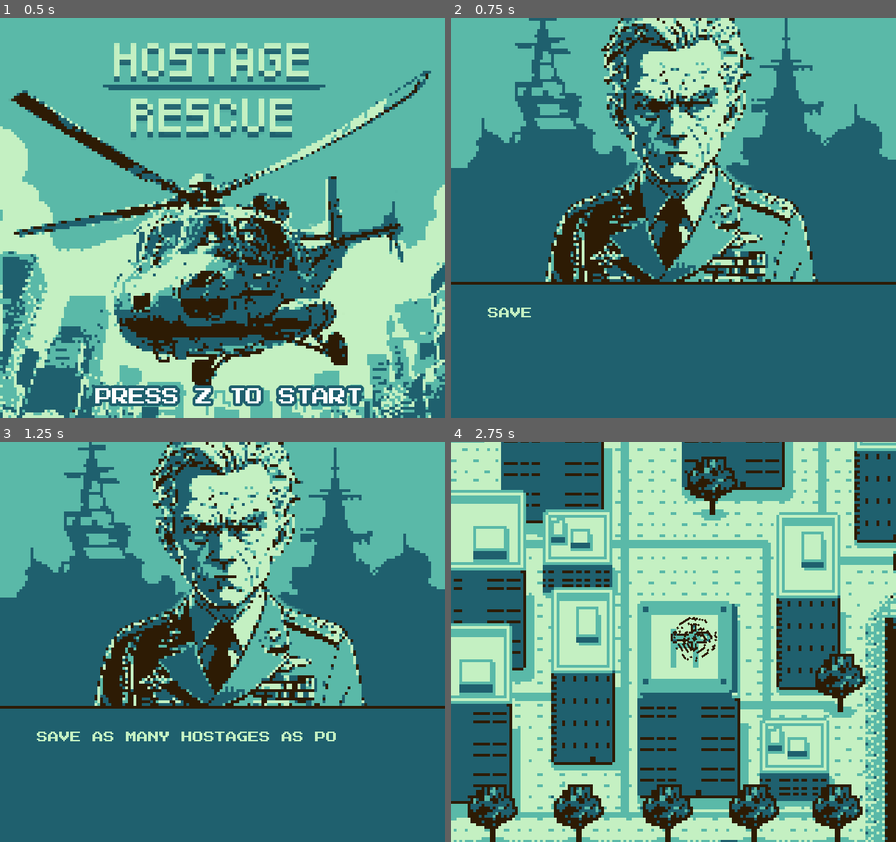
Above: before the commit, frames 1-4 (two rows, left to right).
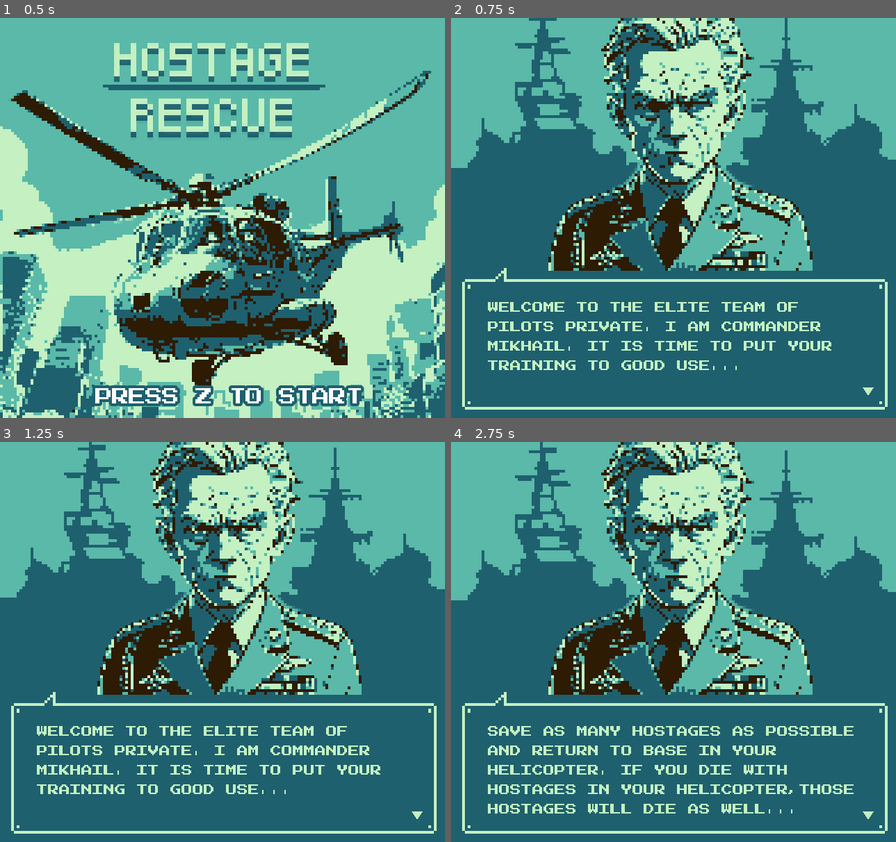
Above: after the commit, the same moments.

Repository: scottpetrovic/godot-choplifter-clone
Game: Godot game, scene res://Scenes/MainMenu/MainMenu.tscn
Same seed, same stepped clock (60 frames per second), same inputs: the game is played once before the commit and once after it.
Inputs:
- Up to frame 1 (0.5 s): no input
- Up to frame 2 (0.75 s): tap Z (shoot) at 0.5, 0.6 s; hold Right (ui_right) from 0.53 s (still down)
- Up to frame 3 (1.25 s): keep holding Right (ui_right); tap Up (ui_up) at 0.77 s
- Up to frame 4 (2.75 s): tap Z (shoot) at 1.35, 2.3 s; tap Up (ui_up) at 1.52 s; release Right (ui_right) at 2.03 s; hold Left (ui_left) from 2.03 s (still down); hold X (shoot_special) from 2.03 s (still down)

Frame 1 is identical in both runs. In frame 2, 6.1% of the frame differs, in the area x 0-100%, y 62-98%; in frame 3, 6.5%; in frame 4, 74%, in the area x 0-100%, y 0-100%.

Commit message:
move prisoner return logic to prisoner class. Improve textbox for instructions

Diff:
--- a/Objects/HomeBase/home_base.gd
+++ b/Objects/HomeBase/home_base.gd
@@ -26,9 +26,8 @@
 
 func _door_enter(_area: Area2D) -> void:
 	if _area.is_in_group("Prisoner"):
-		Constants.level_total_prisoners_saved += 1
-		Constants.global_score += 20 # points for bringing prisoner back
-		_area.queue_free()
+		if _area.has_method("returned_to_base"):
+			_area.returned_to_base()
 
 func _helipad_enter(body: Node2D) -> void:
 	if body == Constants.player_reference:
--- a/Objects/Prisoner/prisoner.gd
+++ b/Objects/Prisoner/prisoner.gd
@@ -32,6 +32,14 @@
 func set_objective(obj: Constants.PrisonerObjective) -> void:
 	prisoner_movement._objective = obj
 
+func returned_to_base() -> void:
+	# when prisoners runs through door, the home base will
+	# call this for the prisoner
+	Constants.level_total_prisoners_saved += 1
+	Constants.global_score += 20 # points for bringing prisoner back
+	GlobalAudio.play_sfx_prisoner_pickup()
+	queue_free()
+
 func climb_ladder() -> void:
 	prisoner_movement.is_climbing_ladder = true
 
--- a/Scenes/Instructions/Instructions.tscn
+++ b/Scenes/Instructions/Instructions.tscn
@@ -1,12 +1,12 @@
 [gd_scene load_steps=9 format=3 uid="uid://be3u4bdwjwwyw"]
 
 [ext_resource type="Script" path="res://Scenes/Instructions/instructions.gd" id="1_bcd21"]
-[ext_resource type="Script" path="res://Scenes/Instructions/label_blinking.gd" id="1_vwn6x"]
 [ext_resource type="Texture2D" uid="uid://csdlo5mvxr3w6" path="res://Scenes/Instructions/commander-bg.png" id="2_gajh1"]
 [ext_resource type="Script" path="res://Scenes/Instructions/background_ships.gd" id="3_0am58"]
 [ext_resource type="Texture2D" uid="uid://bxmokd3njiyuo" path="res://Scenes/Instructions/military-commander-fg.png" id="4_4d8x1"]
 [ext_resource type="Texture2D" uid="uid://d30e1xcp1cwpt" path="res://Scenes/Instructions/eyes-blink.png" id="5_2kbvg"]
 [ext_resource type="Script" path="res://Scenes/Instructions/eyes_blink.gd" id="6_enf7n"]
+[ext_resource type="Texture2D" uid="uid://dkwqpw7i04wta" path="res://GUI/text-panel.png" id="7_pklx7"]
 [ext_resource type="Script" path="res://Scenes/Instructions/more_text_indicator.gd" id="8_v7i32"]
 
 [node name="Instructions" type="Control"]
@@ -34,43 +34,35 @@
 texture = ExtResource("5_2kbvg")
 script = ExtResource("6_enf7n")
 
-[node name="ContinueText" type="Label" parent="."]
-layout_mode = 0
-offset_top = 127.0
-offset_right = 160.0
-offset_bottom = 132.0
-theme_override_font_sizes/font_size = 4
-text = "PRESS SHOOT TO CONTINUE"
-horizontal_alignment = 1
-script = ExtResource("1_vwn6x")
-
-[node name="textbox" type="ColorRect" parent="."]
+[node name="BackgroundBaseColor" type="ColorRect" parent="."]
 layout_mode = 1
 anchors_preset = 15
 anchor_right = 1.0
 anchor_bottom = 1.0
-offset_top = 95.0
+offset_top = 91.0
 grow_horizontal = 2
 grow_vertical = 2
 color = Color(0.121569, 0.376471, 0.431373, 1)
 
-[node name="textboxseperator" type="ColorRect" parent="."]
-layout_mode = 1
-anchors_preset = 15
-anchor_right = 1.0
-anchor_bottom = 1.0
-offset_top = 95.0
-offset_bottom = -48.0
-grow_horizontal = 2
-grow_vertical = 2
-color = Color(0.176471, 0.105882, 0.0156863, 1)
+[node name="NinePatchRect" type="NinePatchRect" parent="."]
+layout_mode = 0
+offset_left = 3.0
+offset_top = 89.0
+offset_right = 158.0
+offset_bottom = 142.0
+texture = ExtResource("7_pklx7")
+region_rect = Rect2(0.075839, 0.922299, 23.9242, 19.0777)
+patch_margin_left = 19
+patch_margin_top = 8
+patch_margin_right = 4
+patch_margin_bottom = 4
 
 [node name="ActiveTextArea" type="Label" parent="."]
 layout_mode = 0
 offset_left = 13.0
-offset_top = 104.0
+offset_top = 102.0
 offset_right = 153.0
-offset_bottom = 140.0
+offset_bottom = 138.0
 theme_override_colors/font_color = Color(0.768627, 0.941176, 0.760784, 1)
 theme_override_font_sizes/font_size = 4
 text = "WELCOME TO THE ELITE TEAM OF PILOTS PRIVATE. I AM COMMANDER MIKHAIL. IT IS TIME TO PUT YOUR TRAINING TO GOOD USE."
@@ -79,8 +71,8 @@
 [node name="MoreTextDisplay" type="Node2D" parent="."]
 
 [node name="BlinkingIndicator" type="Polygon2D" parent="MoreTextDisplay"]
-position = Vector2(148, 136)
+position = Vector2(147, 132)
 rotation = -0.844756
 color = Color(0.768627, 0.941176, 0.760784, 1)
-polygon = PackedVector2Array(-0.663902, -0.747833, 4.64739, 5.23467, -0.999496, 4.89908)
+polygon = PackedVector2Array(-0.0838852, 1.41174, 2.57177, 4.40298, -0.999481, 4.89909)
 script = ExtResource("8_v7i32")
--- a/Scenes/Instructions/instructions.gd
+++ b/Scenes/Instructions/instructions.gd
@@ -32,9 +32,14 @@
 	if active_text_area.visible_ratio < 1.0:
 		active_text_area.visible_ratio += delta * 0.3
 
+	# if we haven't shown all the text, shoot will display everything
+	# otherwise we will go to the next screen
 	if Input.is_action_just_pressed("shoot"):
-		_change_to_screen(active_text_index+1)
 
+		if active_text_area.visible_ratio < 1.0:
+			active_text_area.visible_ratio = 1.0
+		else:
+			_change_to_screen(active_text_index+1)
 
 
 
--- a/Scenes/Levels/Level1.tscn
+++ b/Scenes/Levels/Level1.tscn
@@ -7,7 +7,6 @@
 [ext_resource type="PackedScene" uid="uid://bljmiqq5cc458" path="res://Objects/HomeBase/home_base.tscn" id="4_g3ihl"]
 [ext_resource type="PackedScene" uid="uid://dji0dxgas7tf8" path="res://Objects/Helicopter/helicopter_player.tscn" id="5_7fywa"]
 [ext_resource type="PackedScene" uid="uid://b6nu6s1gamsbq" path="res://Objects/SideBoundary/SideBoundary.tscn" id="7_c41m1"]
-[ext_resource type="PackedScene" uid="uid://dnkw05s8fdscw" path="res://Objects/PowerUp/PowerUp.tscn" id="8_7y2lr"]
 [ext_resource type="PackedScene" uid="uid://f5v6k8edjhx" path="res://Objects/BasicAAEnemy/basic_aa_enemy.tscn" id="10_ydp4p"]
 [ext_resource type="Texture2D" uid="uid://bmeth78rcq22u" path="res://Environment/bg-parallax-1.png" id="11_iucoq"]
 [ext_resource type="Texture2D" uid="uid://b06bkgyf4i6oe" path="res://Environment/bg-parallax-2.png" id="12_ustn1"]
@@ -101,10 +100,6 @@
 [node name="LeftBoundary" parent="LevelBoundary" instance=ExtResource("7_c41m1")]
 position = Vector2(-1133, 53)
 rotation = 3.14159
-
-[node name="PowerUp" parent="LevelBoundary" instance=ExtResource("8_7y2lr")]
-position = Vector2(400, 107)
-power_up_type = 2
 
 [node name="PrisonerCamp" parent="." groups=["PrisonerCamp"] instance=ExtResource("3_oxr3t")]
 position = Vector2(141, 121)
Binary file added: GUI/text-panel.png
Not shown, added: GUI/text-panel.png.import
Not shown: 1 places in Scenes/Levels/Level1.tscn that only renumber resources
Not shown, changed: choplifter-art-direction.kra
